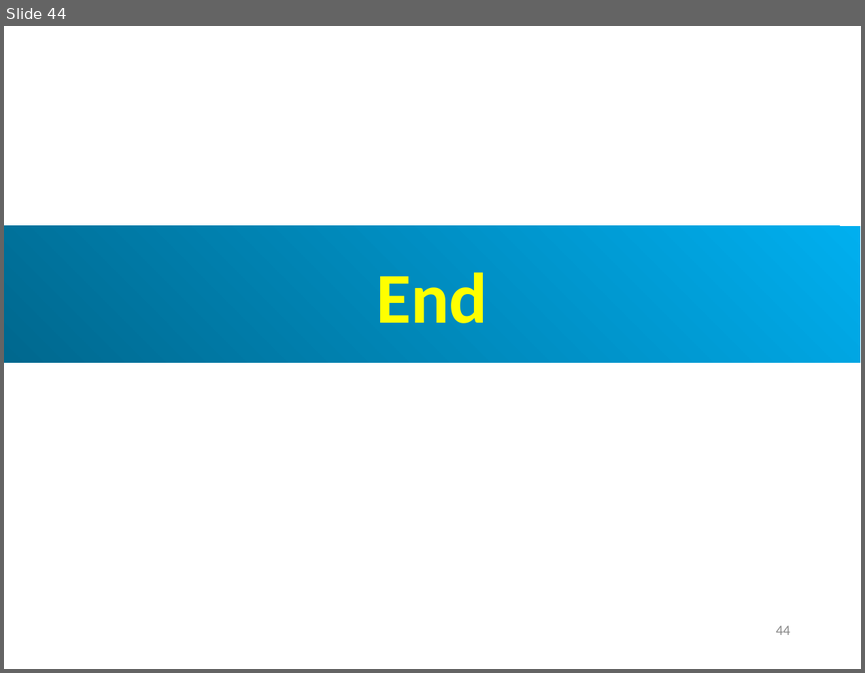
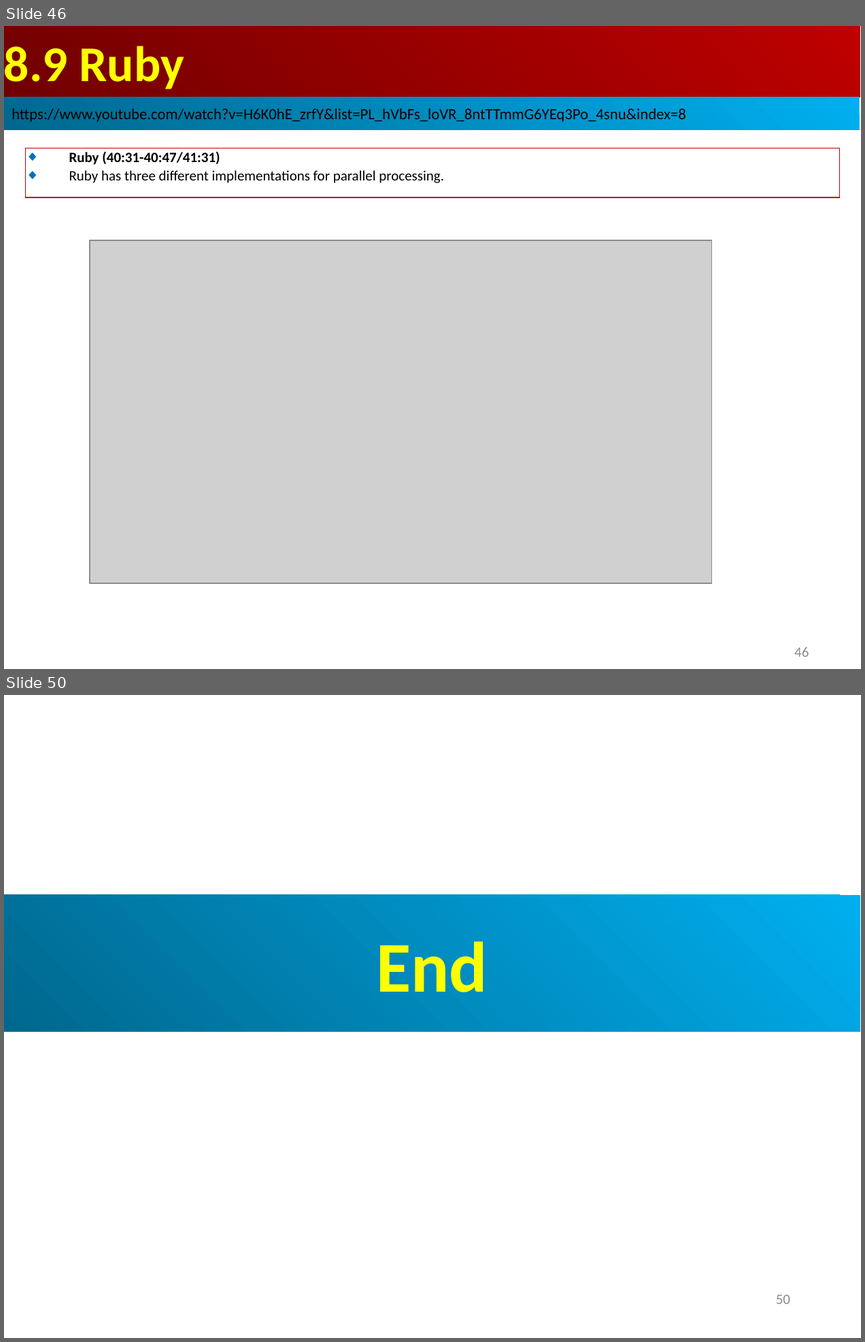
Before and after one commit to peterhchen/AIU_CS850_Gem5_McPAT, a slide deck: 050_Gem5/008.CacheMod/000_Video/008.CacheMod.ppt. Shown one above the other, each under a label of ours: slide 44 before the commit, slides 46 and 50 after it; the slides between them are not shown. The pictures are 865x673 and 865x1342 pixels, drawn with LibreOffice and Linux fonts; fonts in the diff are those of the drawing; grey boxes stand for pictures. Boxes give left, top, right and bottom in pixels: in the first picture for what was removed or moved away, otherwise in the second. Text is boxed around its words. In the diff, an @@ line names an element or a change of style, - is before the commit and + after.

```diff
--- a/050_Gem5/008.CacheMod/000_Video/008.CacheMod.ppt
+++ b/050_Gem5/008.CacheMod/000_Video/008.CacheMod.ppt
@@ slide 46 added at [4, 26, 861, 669], background #FFFFFF @@
@@ rectangle added at [4, 26, 860, 97], fill gradient #BF0000 to #710000, 42 pt, text #FFFF00, bold @@
+8.9 Ruby
@@ rectangle added at [4, 97, 859, 131], fill gradient #00AFEF to #00688E, 13 pt, text #000000 @@
+https://www.youtube.com/watch?v=H6K0hE_zrfY&list=PL_hVbFs_loVR_8ntTTmmG6YEq3Po_4snu&index=8
@@ rectangle added at [26, 148, 839, 197], outline #C00000 0.74 pt, 12 pt, text #000000 @@
+◆ Ruby (40:31-40:47/41:31)
+◆ Ruby has three different implementations for parallel processing.
@@ picture added at [90, 240, 712, 583] @@
@@ page number added at [794, 647, 808, 656], 12 pt, text #8B8B8B @@
+46
@@ what was slide 44 is now slide 50 @@
@@ page number at [776, 1294, 790, 1304]: text changed @@
-44
+50
```
Also in this commit, not shown: 5 slides changed, 5 other slides added.
